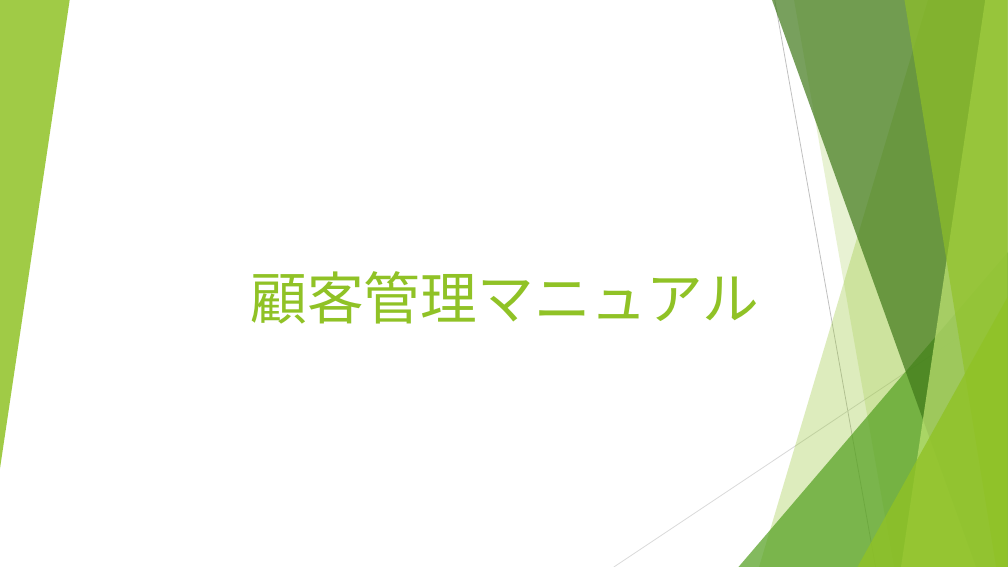
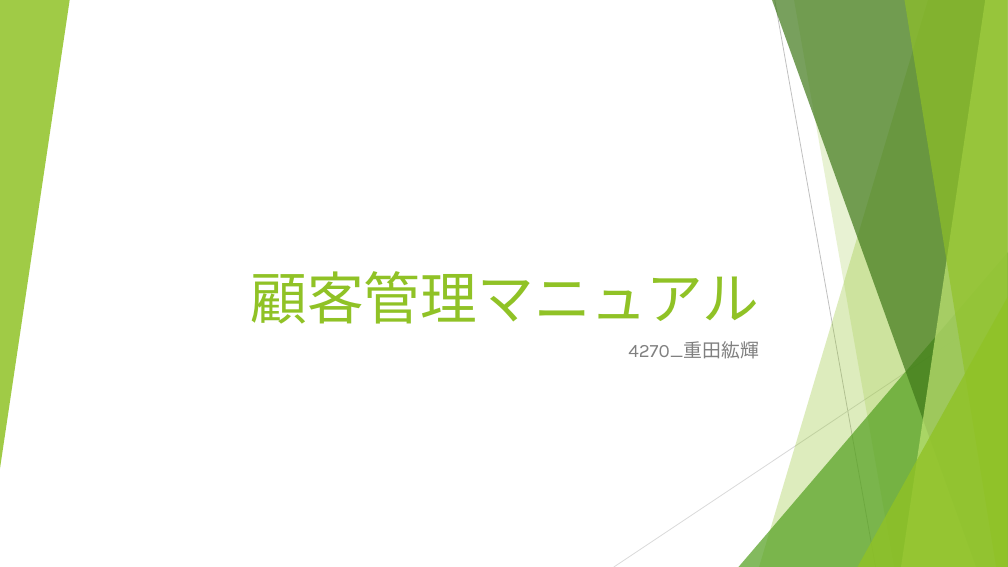
Before and after one commit to kouki1311/VBAcustomer, a slide deck: slide 1 of 顧客管理マニュアル.pptx. Drawn at 1008x567 pixels with LibreOffice and Linux fonts; fonts in the diff are those of the drawing. Boxes give left, top, right and bottom in pixels: in the first picture for what was removed or moved away, otherwise in the second. Text is boxed around its words. In the diff, an @@ line names an element or a change of style, - is before the commit and + after.

Commit message:
マニュアル

```diff
--- a/顧客管理マニュアル.pptx
+++ b/顧客管理マニュアル.pptx
@@ subtitle added at (628,341,759,359), 18 pt, text #808080 @@
+4270_重田紘輝
```
Also in this commit, not shown: 9 other slides changed.
